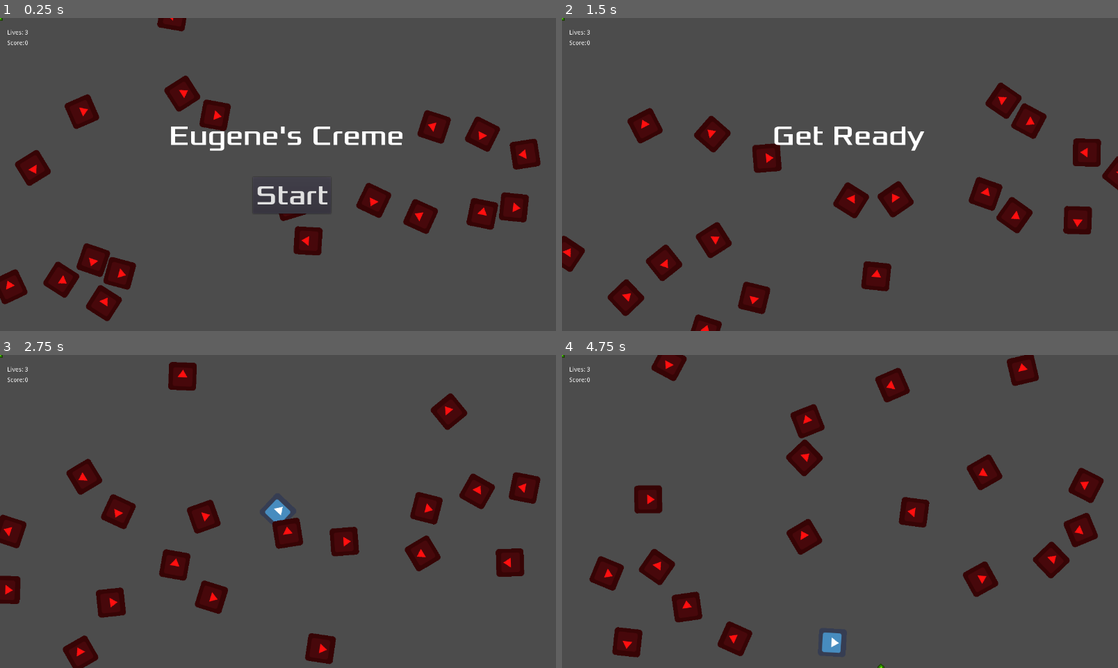
Above: before the commit, frames 1-4 (two rows, left to right).
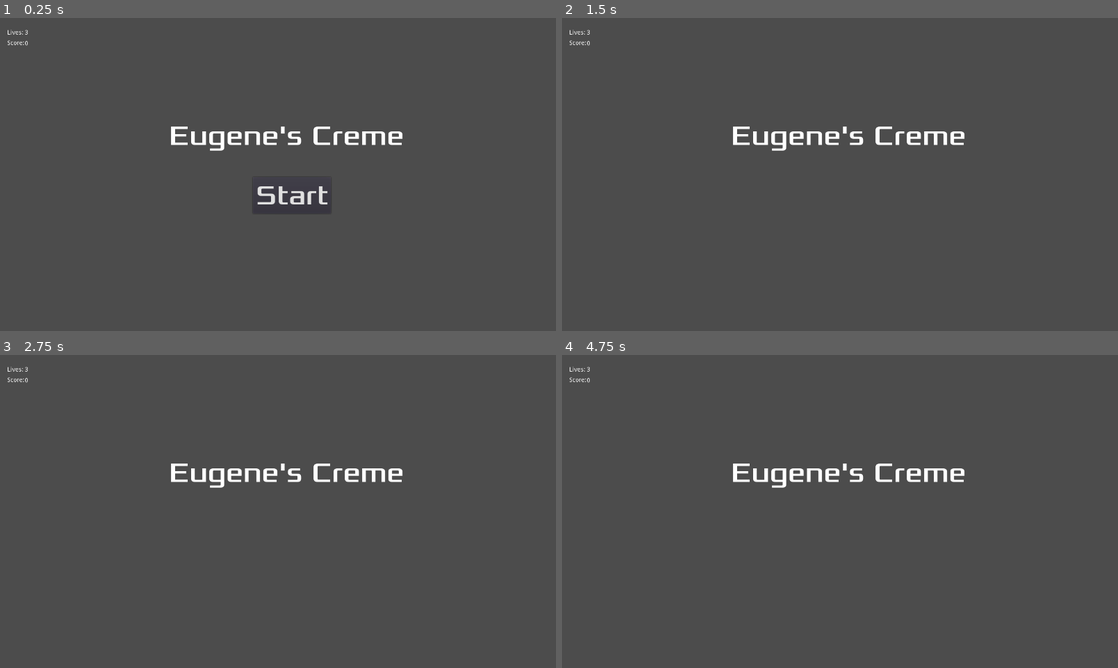
Above: after the commit, the same moments.

Repository: eugene-nguyen/NotAsteroids
Game: Godot game, scene res://World.tscn
Two runs of this game, one before a commit and one after it. Both use one fixed random seed, a clock stepped at 60 frames per second and the inputs below. The engine's default icon, where the game draws it, is replaced by a stand-in: a white triangle on a blue panel in a dark square.
Inputs:
- Up to frame 1 (0.25 s): no input
- Up to frame 2 (1.5 s): click "Start" at 0.5 s; tap Enter (ui_accept) at 1.25 s; hold Right (ui_right) from 1.28 s (still down)
- Up to frame 3 (2.75 s): tap Enter (ui_accept) at 1.52, 2.27 s; release Right (ui_right) at 2.03 s; hold Left (ui_left) from 2.03 s (still down)
- Up to frame 4 (4.75 s): release Left (ui_left) at 2.78 s; hold Right (ui_right) 2.78-3.53 s; hold Up (ui_up) 3.53-4.28 s; tap Enter (ui_accept) at 3.77, 4.52 s; hold Left (ui_left) from 4.28 s (still down)

The runs differ from the first frame. In frame 1, 7.8% of the frame differs, in the area x 0-98%, y 0-97%; in frame 2, 9.0%; in frame 3, 9.4%, in the area x 0-98%, y 0-100%; in frame 4, 9.1%.
Error after the commit: Parse Error: Variable "i" already defined in the scope (at line 21). (res://World.gd:22)

Commit message:
respawn and world end mechanics

Diff:
--- a/Enemy.gd
+++ b/Enemy.gd
@@ -30,10 +30,9 @@
 	position.x = wrapf(position.x, -screen_buffer, screen_size.x + screen_buffer)
 	position.y = wrapf(position.y, -screen_buffer, screen_size.y + screen_buffer)
 
-func _on_EnemyDetector_body_shape_entered(body_id, body, body_shape, area_shape):
-	print("enemies touched! ew!")
-	#velocity = velocity.bounce()
-
 func _on_BulletDetector_area_entered(area):
 	emit_signal("enemy_got_hit")
 	queue_free()
+
+func _on_World_game_over():
+	queue_free()
--- a/Player.gd
+++ b/Player.gd
@@ -20,6 +20,10 @@
 
 signal player_got_hit
 var Bullet = preload("res://Bullet.tscn")
+
+func disable_self():
+	$DamageDetector/CollisionShape2D.set_deferred("disabled", true)
+	hide()
 
 func get_input(delta, move_direction):
 	if alive:
@@ -51,8 +55,7 @@
 
 func _ready():
 	screen_size = get_viewport_rect().size
-	$DamageDetector/CollisionShape2D.set_deferred("disabled", true)
-	hide()
+	disable_self()
 
 func _process(delta):
 	var move_direction = Vector2(1,0).rotated(rotation)
@@ -65,14 +68,12 @@
 func _on_Player_body_entered(body):
 	hide()
 	emit_signal("player_got_hit")
-	$DamageDetector/CollisionShape2D.set_deferred("disabled", true)
-	alive = false
+	disable_self()
 
 func _on_DamageDetector_area_entered(area):
 	emit_signal("player_got_hit")
 	hide()
-	$DamageDetector/CollisionShape2D.set_deferred("disabled", true)
-	alive = false
+	disable_self()
 	if (in_play):
 		respawn_timer = get_node("RespawnTimer")
 		respawn_timer.set_wait_time(respawn_time)
@@ -93,7 +94,6 @@
 	invuln_timer.start()
 	alive = true
 
-
 func _on_InvulnTimer_timeout():
 	$DamageDetector/CollisionShape2D.disabled = false
 	print("Player is no longer invulnerable!")
--- a/UI.gd
+++ b/UI.gd
@@ -7,7 +7,7 @@
 	$LifeLabel.show()
 
 func score_count(score):
-	$ScoreLabel.text = str(score)
+	$ScoreValue.text = str(score)
 	$ScoreValue.show()
 
 func show_message(text):
@@ -25,7 +25,7 @@
 	$MessageLabel.text="Eugenes Creme"
 	$MessageLabel.show()
 
-	yield(get_tree().create_timer(1),"timeout")
+	#yield(get_tree().create_timer(1),"timeout")
 
 	$StartButton.show()
 
--- a/UI.tscn
+++ b/UI.tscn
@@ -79,9 +79,9 @@
 
 [node name="ScoreValue" type="Label" parent="."]
 margin_left = 57.1849
-margin_top = 50.8951
+margin_top = 51.5004
 margin_right = 112.185
-margin_bottom = 89.8951
+margin_bottom = 90.5004
 text = "0"
 __meta__ = {
 "_edit_use_anchors_": false
--- a/World.gd
+++ b/World.gd
@@ -1,6 +1,4 @@
 extends Node
-
-
 
 # Player variables.
 var lives = 3
@@ -11,6 +9,8 @@
 var rng = RandomNumberGenerator.new()
 var remaining_enemies
 var max_enemies_in_round
+var current_min_enemies = 8
+var current_max_enemies = 10
 
 # Signals.
 signal game_over
@@ -19,7 +19,7 @@
 	max_enemies_in_round = rng.randi_range(min_enemies, max_enemies)
 	remaining_enemies = max_enemies_in_round
 	var i = 0
-	while i < max_enemies_in_round:
+	for i in range(max_enemies_in_round):
 		var enemy_x_position = rng.randi_range(0, 3000)
 		var enemy_y_position = rng.randi_range(0, 3000)
 		var enemy_turn_speed = rng.randi_range(-100, 100)
@@ -28,36 +28,53 @@
 		var enemy_rotation = rng.randi_range(0, 360)
 		var e = Enemy.instance()
 		e.start(enemy_position, enemy_rotation, enemy_move_speed, enemy_turn_speed)
+		e.connect("enemy_got_hit", self, "_on_Enemy_enemy_got_hit")
+		connect("game_over", e, "_on_World_game_over")
 		add_child(e)
-		i = i + 1
 
 func round_start():
-	$Player.start($StartPosition.position)
+	$Player._ready()
+	$StartTimer.set_wait_time(3)
+	$StartTimer.start()
+	$UI.show_message("Get Ready")
 
 # Called when the node enters the scene tree for the first time.
 func _ready():
 	rng.randomize()
-	spawn_enemies(15, 20)
 
 # Called every frame. 'delta' is the elapsed time since the previous frame.
 func _process(delta):
+	pass
+
+func _on_StartTimer_timeout():
+	$Player.start($StartPosition.position)
+	current_min_enemies += 3
+	current_max_enemies += 3
+	spawn_enemies(current_min_enemies, current_max_enemies)
+	$StartTimer.stop()
+
+func _on_UI_start_game():
+	lives = 3
+	score = 0
+	current_min_enemies = 8
+	current_max_enemies = 10
+	$UI.life_count(lives)
+	$UI.score_count(score)
+	round_start()
+
+func _on_Player_player_got_hit():
+	lives -= 1
+	score -= 100
+	$UI.life_count(lives)
+	$UI.score_count(score)
 	if (lives == 0):
 		emit_signal("game_over")
 		$UI.show_game_over()
-	if (remaining_enemies == 0):
-		round_start()
-
-func _on_StartTimer_timeout():
-	round_start()
-
-func _on_UI_start_game():
-	$Player._ready()
-	$StartTimer.start()
-	$UI.show_message("Get Ready")
-
-func _on_Player_player_got_hit():
-	lives -= 1
-	$UI.life_count(lives)
 
 func _on_Enemy_enemy_got_hit():
-	print("enemy got hit")
+	remaining_enemies -= 1
+	score += 100
+	$UI.score_count(score)
+	if (remaining_enemies == 0):
+		lives += min(lives + 1, 10)
+		round_start()
--- a/World.tscn
+++ b/World.tscn
@@ -1,9 +1,8 @@
-[gd_scene load_steps=7 format=2]
+[gd_scene load_steps=6 format=2]
 
 [ext_resource path="res://icon.png" type="Texture" id=1]
 [ext_resource path="res://Player.gd" type="Script" id=2]
 [ext_resource path="res://World.gd" type="Script" id=3]
-[ext_resource path="res://Bullet.tscn" type="PackedScene" id=4]
 [ext_resource path="res://UI.tscn" type="PackedScene" id=6]
 
 [sub_resource type="RectangleShape2D" id=1]
@@ -11,8 +10,6 @@
 
 [node name="zaWordo" type="Node"]
 script = ExtResource( 3 )
-
-[node name="Bullet" parent="." instance=ExtResource( 4 )]
 
 [node name="Player" type="KinematicBody2D" parent="."]
 position = Vector2( 478.622, 276.808 )
Not shown: 2 places in Enemy.tscn that only renumber resources
